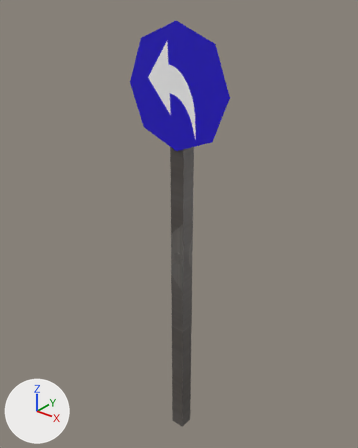
A saved change to the FBX model Assets/Environment/Prefabs/LuigiObjects/ObjetosDaRua/PlacasDeTransito/PlacaEsquerda/PlacaEsquerda.fbx.
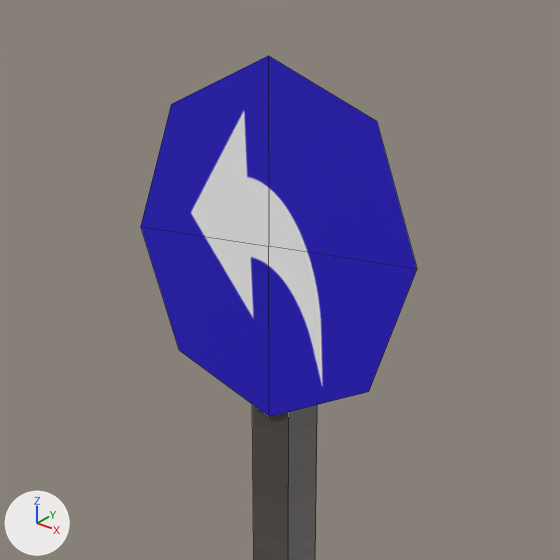
Old and new are each drawn whole from a camera (50 mm lens) standing at (-6.54, -2.44, 3.37) and looking at (-8.55, 0.06, 1.82) and again close up on the part from 22% to 79% of the width and 0% to 45% of the height. The lights are fixed; the arrows at lower left show +X, +Y and +Z. The close-ups show mesh edges as thin lines. Where no turn or scale is listed for an object, it has been applied to the vertices.

In view in the first close-up: 'Placa4'.
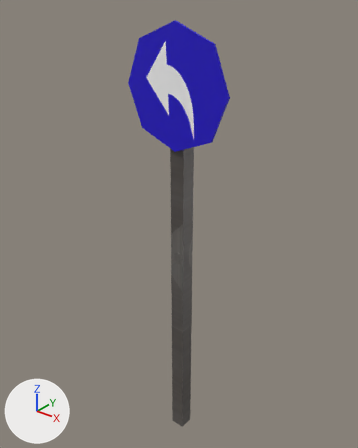
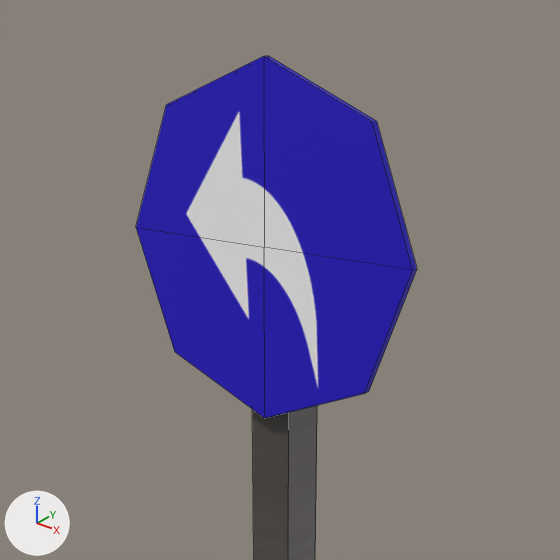
The newer file is also turned or shifted as a whole; pictures and numbers use the older file's frame.

Boxes (x1, y1, x2, y2) around the edits, measured in the close-ups (560 x 560 px):
'Placa4', reshaped: before (141, 56, 417, 560); after (136, 56, 417, 560)
part 1 of me_placa4, built on: before (141, 56, 417, 417); after (136, 56, 417, 418)

The change in detail:
me_placa4 is used by ob_placa4; location (-8.468, -0.007, 1.561).
me_placa4 had 17 vertices, 10 faces and spanned x -0.38..0.39, y -0.06..0.06, z -1.56..1.62.
me_placa4 now has 26 vertices, 22 faces and spans x -0.38..0.39, y -0.07..0.06, z -1.56..1.62.
Part 1, on me_placa4:
4 faces are deleted.
9 vertices are added at x -0.38..0.39, y -0.07, z 0.84..1.62.
16 new faces join them, mat_placa3 (picture img_placa_base_color_png).
